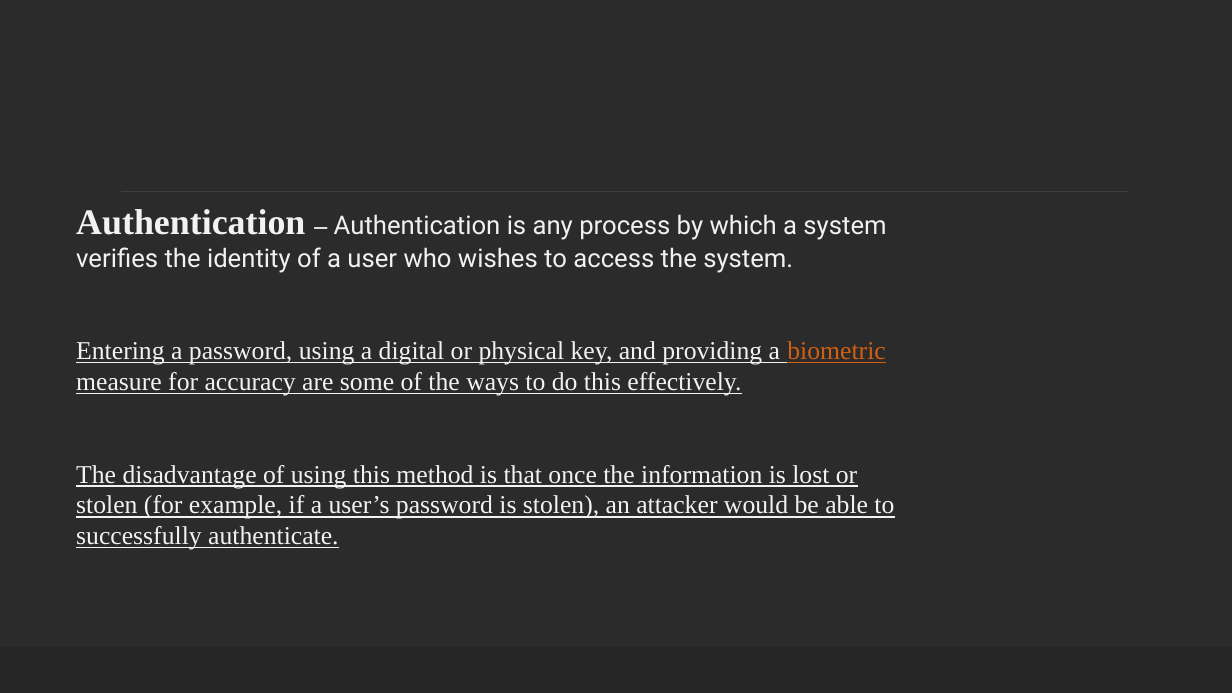
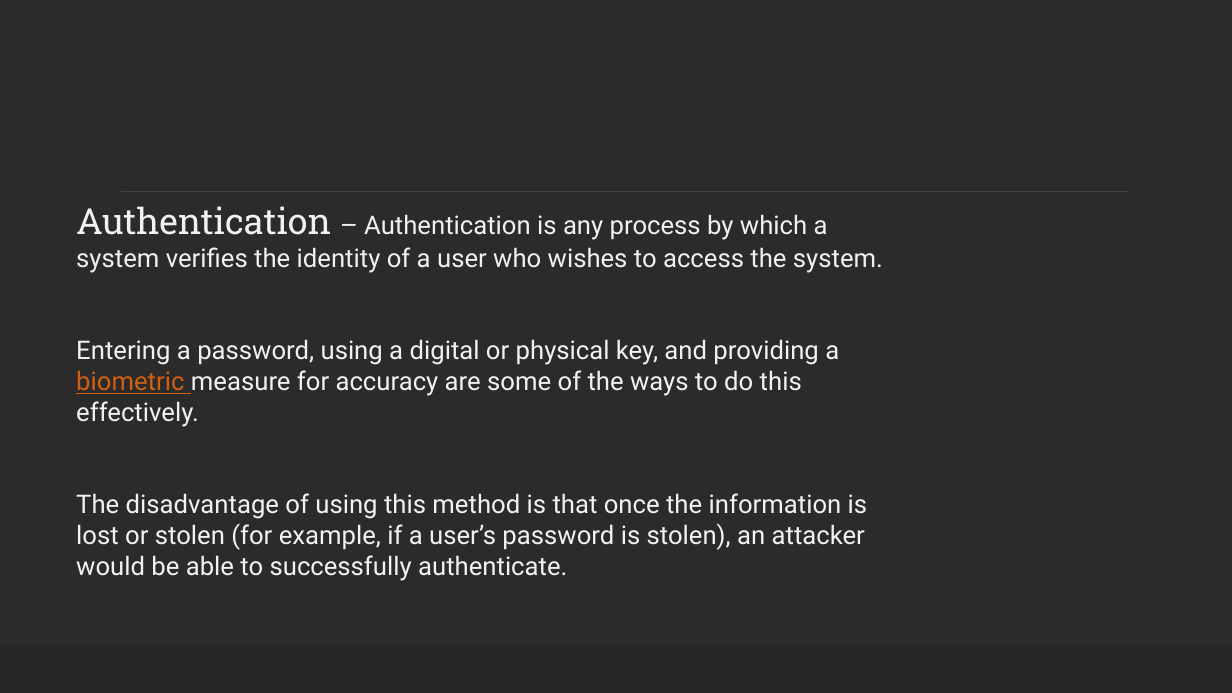
Before and after one commit to ronnie-1947/access-control-ppt, a slide deck: slide 6 of Access Control.pptx. Drawn at 1232x693 pixels with LibreOffice and Linux fonts; fonts in the diff are those of the drawing; background and template pictures are left out; a plain dark background stands for a picture behind light text. Boxes give left, top, right and bottom in pixels: in the first picture for what was removed or moved away, otherwise in the second. Text is boxed around its words. In the diff, an @@ line names an element or a change of style, - is before the commit and + after.

Commit message:
Optimized fonts and images

```diff
--- a/Access Control.pptx
+++ b/Access Control.pptx
@@ text "Authentication – Authentication is any ..." at <box>76,206,883,550</box>: font Times New Roman to Roboto Slab, bold off in "Authentication –"; font Times New Roman to Roboto, underline off in "Entering a password, using a digital or ...", "The disadvantage of using this method is ..." @@
```
Also in this commit, not shown: 10 other slides changed.
